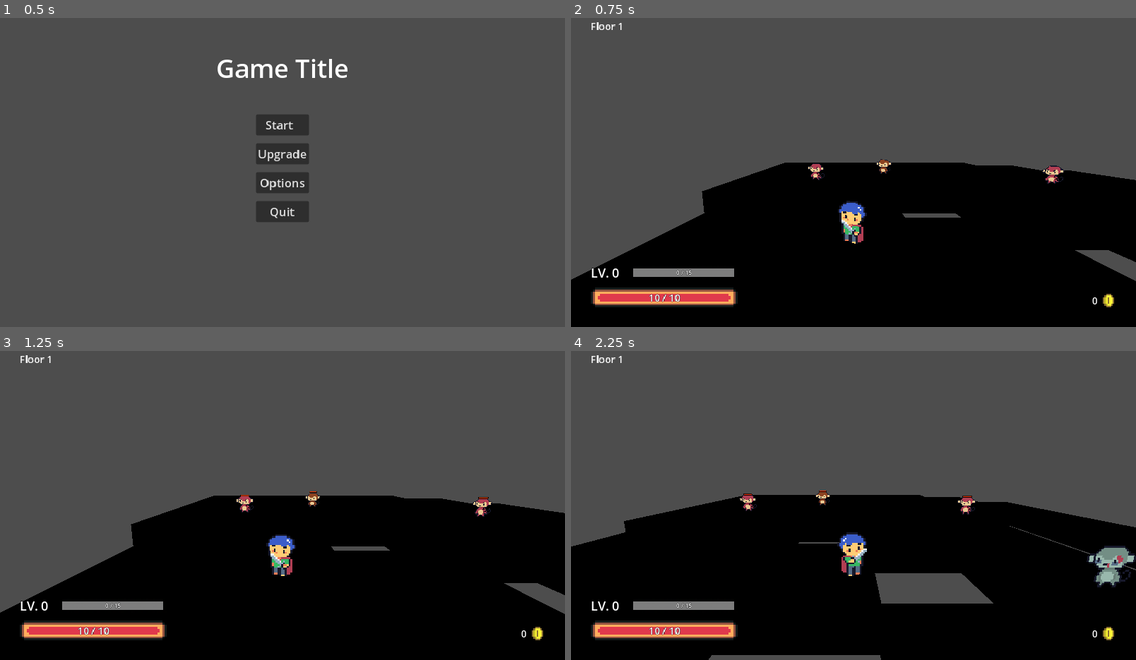
Above: before the commit, frames 1-4 (two rows, left to right).
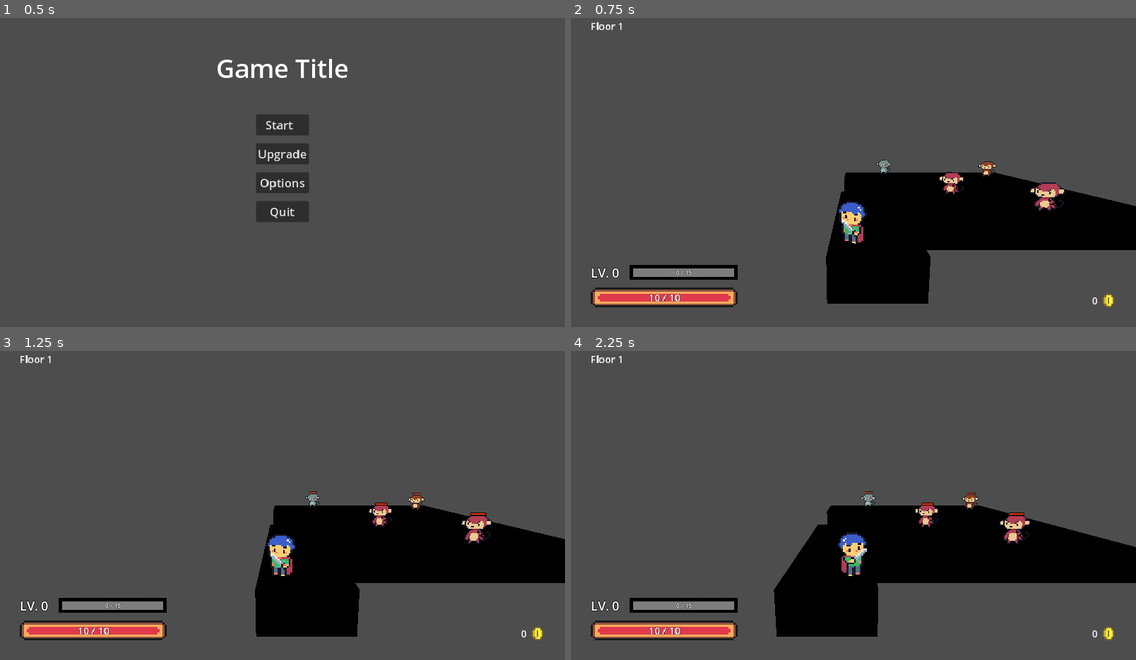
Above: after the commit, the same moments.

Repository: ArtMuchimuchi/FinalProject
Game: Godot game, scene res://user_interface/menu/main_menu/main_menu.tscn
The game is run twice, just before and just after one commit, with the same random seed, the same clock (stepped at 60 frames per second) and the same inputs. The project has no main scene, so this scene is started directly. The engine's default icon, where the game draws it, is replaced by a stand-in: a white triangle on a blue panel in a dark square. Sound files missing from this copy of the repository are replaced by a short silence.
Inputs (mouse positions are in pixels of both pictures, inside the frame that each line leads up to):
- Up to frame 1 (0.5 s): no input
- Up to frame 2 (0.75 s): click "Start" at 0.5 s
- Up to frame 3 (1.25 s): no input
- Up to frame 4 (2.25 s): move the mouse to (977, 483) at 1.27 s; hold Right (move_right) 1.28-2.03 s; tap Shift (dash) at 1.35 s; click (977, 483) at 1.42 s; move the mouse to (740, 517) at 2.02 s; hold Down (move_back) from 2.03 s (still down); tap Z (melee_attack) at 2.1 s

Frame 1 is identical in both runs. In frame 2, 28% of the frame differs, in the area x 0-100%, y 45-100%; in frame 3, 28%; in frame 4, 31%.

Commit message:
mock_map
- make function for desired map

Diff:
--- a/mock_room/mock_room.gd
+++ b/mock_room/mock_room.gd
@@ -35,7 +35,8 @@
 
 #generate map
 func generateMap():
-	mapGenerator.getMap()
+	#mapGenerator.getMap()
+	mapGenerator.mockMap()
 	#prepare for navigation
 	thisNode.bake_navigation_mesh()
 
--- a/utils/generate_map/map.gd
+++ b/utils/generate_map/map.gd
@@ -4,7 +4,7 @@
 const passableTile : int = 1
 const exitTile : int = 2
 
-const maxRowNumber : int = 8
+const maxRowNumber : int = 4
 const maxColumnNumber : int = maxRowNumber
 const mapSize : int = maxColumnNumber * maxRowNumber
 
--- a/utils/generate_map/map_generator.gd
+++ b/utils/generate_map/map_generator.gd
@@ -24,6 +24,22 @@
 func getMap():
 	#gen map
 	finalMap = generator.getMap()
+	finalMap.display()
+	setStartingTile()
+	checkExplorable(startTile)
+	smoothenMap()
+	finalMap.display()
+	createRealMap()
+	setSpawnAndExit()
+	createSpawnEnemiesArea()
+	createGridMap()
+
+func mockMap():
+	var map : Map = Map.new()
+	var mock = [2,1,1,1,0,0,0,1,1,1,1,1,2,0,0,0]
+	for i in range(map.mapArray.size()):
+		map.mapArray[i].type = mock[i]
+	finalMap = map
 	finalMap.display()
 	setStartingTile()
 	checkExplorable(startTile)
